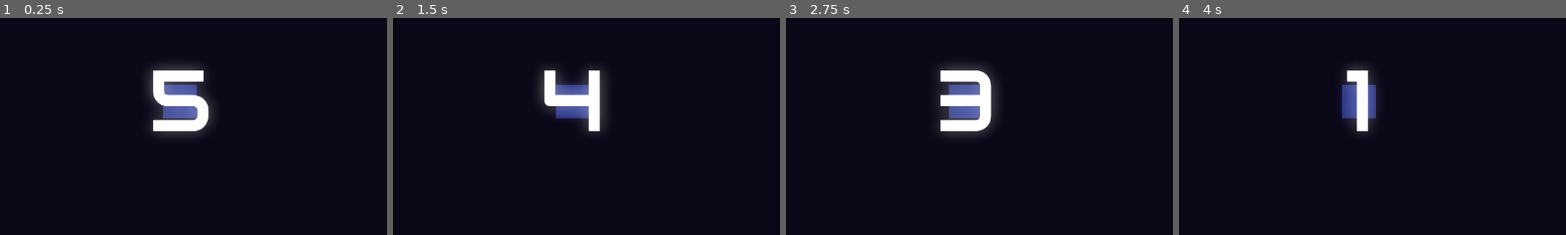
Above: before the commit, frames 1-4 (left to right).
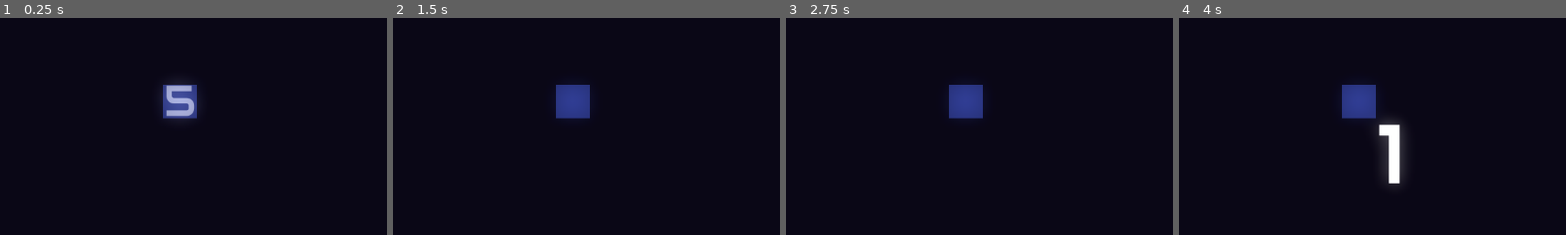
Above: after the commit, the same moments.

Repository: matheusmondenez/my-first-platform-game
Game: Godot game, scene res://wave_shooter/levels/arena.tscn
The game is run twice, just before and just after one commit, with the same random seed, the same clock (stepped at 60 frames per second) and the same inputs. This scene is started directly instead of the project's main scene.
Inputs (mouse positions are % of the whole screen's width and height, from its top left):
- Up to frame 1 (0.25 s): no input
- Up to frame 2 (1.5 s): tap Enter at 0.5 s; move the mouse to (72, 45) at 0.52 s; press the mouse at (72, 45) at 0.53 s; hold D (right) from 0.53 s (still down); tap Space (jump) at 0.77 s; move the mouse to (30, 55) at 1.27 s; release the mouse at (30, 55) at 1.28 s; click (30, 55) at 1.35 s
- Up to frame 3 (2.75 s): tap Space (jump) at 1.52 s; move the mouse to (60, 28) at 2.02 s; release D (right) at 2.03 s; press the mouse at (60, 28) at 2.03 s; hold A (left) from 2.03 s (still down)
- Up to frame 4 (4 s): tap Space (jump) at 2.75, 3.02, 3.77 s; move the mouse to (45, 70) at 2.77 s; release A (left) at 2.78 s; release the mouse at (45, 70) at 2.78 s; hold D (right) from 2.78 s (still down); click (45, 70) at 2.85 s; move the mouse to (80, 65) at 3.52 s; press the mouse at (80, 65) at 3.53 s
The pictures show only the part of the screen within x 27-77%, y 31-81%; the shares and areas given below are measured in that part.

The runs differ from the first frame. In frame 1, 4.3% of the frame differs, in the area x 38-56%, y 21-55%; in frame 2, 3.1%; in frame 3, 4.3%, in the area x 39-55%, y 21-55%; in frame 4, 3.0%.

Commit message:
improves countdown

Diff:
--- a/project.godot
+++ b/project.godot
@@ -17,7 +17,6 @@
 [autoload]
 
 Global="*res://wave_shooter/global.gd"
-Configs="*res://wave_shooter/configs.gd"
 
 [input]
 
--- a/wave_shooter/ui/count_down.gd
+++ b/wave_shooter/ui/count_down.gd
@@ -4,17 +4,34 @@
 
 func _ready() -> void:
 	get_tree().paused = true
-
-func _process(delta: float) -> void:
-	pass
-	#$Counter.text = str("%01d" % $Timer.time_left)
-	#var tween: Tween = create_tween().set_trans(Tween.TRANS_LINEAR).set_ease(Tween.EASE_IN_OUT).set_loops()
-	#tween.tween_property($Counter, "modulate:a", 0, 0.5)
-	#tween.tween_property($Counter, "modulate:a", 1, 0.1)
+	tween_label()
 
 func _on_timer_timeout() -> void:
+	tween_label()
 	time_left -= 1
 	$Counter.text = str("%1d" % time_left)
+	reset_tween()
 	if time_left < 0:
+		$Counter.text = "Wave 1"
+		await get_tree().create_timer(1).timeout
 		get_tree().paused = false
 		queue_free()
+
+func tween_label() -> void:
+	var tween: Tween = create_tween().set_trans(Tween.TRANS_LINEAR).set_ease(Tween.EASE_IN_OUT).set_parallel()
+	tween.tween_property($Counter, "modulate:a", 0, 0.5)
+	tween.tween_property($Counter, "scale", Vector2.ZERO, 0.5)
+	tween.tween_property($Counter, "position", get_viewport_rect().size / 2, 0.5)
+	#tween.tween_property(
+		#$Counter,
+		#"position",
+		#Vector2(
+			#528 + 48, # Original $Counter.global_position.x + $Counter.global_position.x / ($Counter.size.x / 2)
+			#242 + 82  # Original $Counter.global_position.y + $Counter.global_position.y / ($Counter.size.y / 2)
+		#),
+		#0.5
+	#)
+
+func reset_tween() -> void:
+	$Counter.modulate.a = 1
+	$Counter.scale = Vector2(1, 1)
--- a/wave_shooter/ui/count_down.tscn
+++ b/wave_shooter/ui/count_down.tscn
@@ -30,10 +30,10 @@
 anchor_top = 0.5
 anchor_right = 0.5
 anchor_bottom = 0.5
-offset_left = -20.0
-offset_top = -11.5
-offset_right = 20.0
-offset_bottom = 11.5
+offset_left = -48.0
+offset_top = -82.0
+offset_right = 48.0
+offset_bottom = 82.0
 grow_horizontal = 2
 grow_vertical = 2
 theme_override_fonts/font = ExtResource("1_kqtjv")
